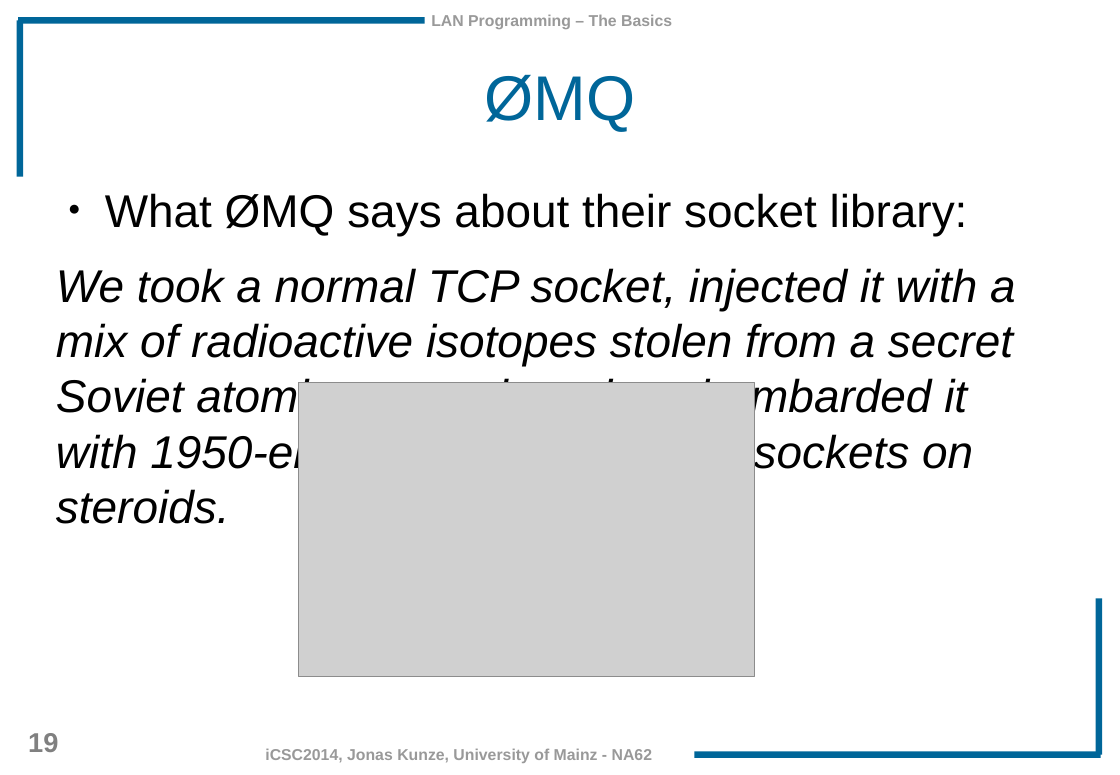
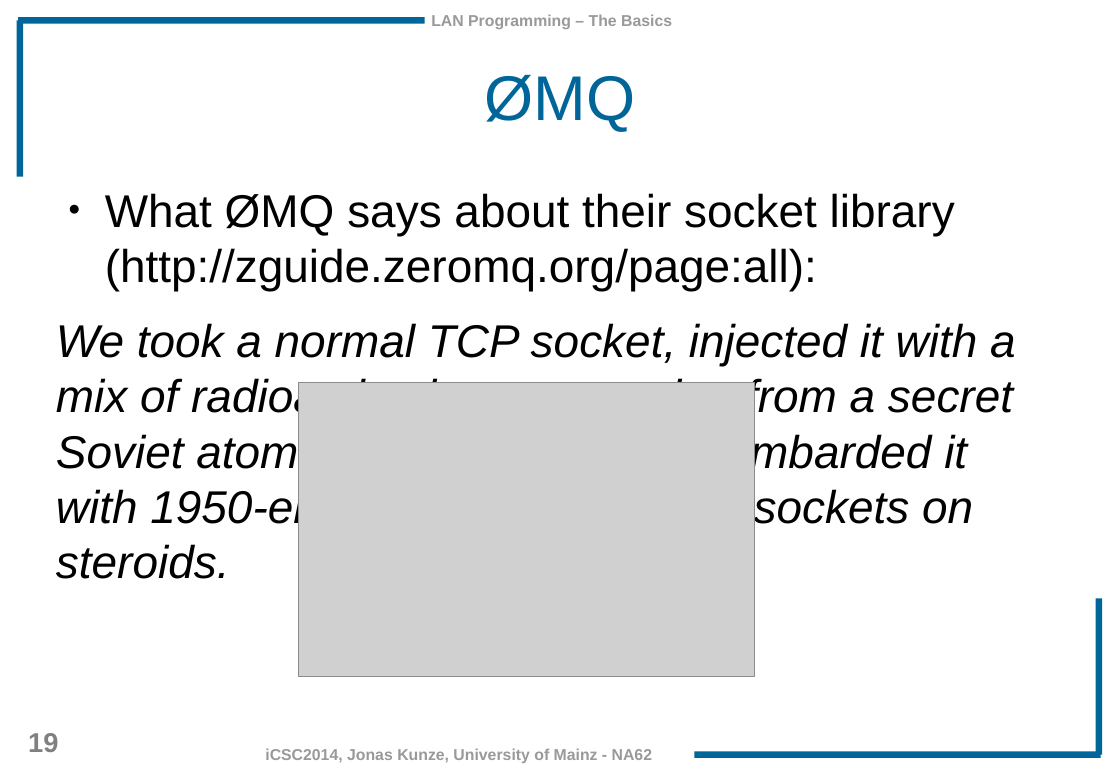
Before and after one commit to JonasKunze/icsc2014, a slide deck: slide 19 of iCSC-2014-Network-Libraries.odp. Drawn at 1120x775 pixels with LibreOffice and Linux fonts; fonts in the diff are those of the drawing; grey boxes stand for pictures; background and template pictures are left out. Boxes give left, top, right and bottom in pixels: in the first picture for what was removed or moved away, otherwise in the second. Text is boxed around its words. In the diff, an @@ line names an element or a change of style, - is before the commit and + after.

```diff
--- a/iCSC-2014-Network-Libraries.odp
+++ b/iCSC-2014-Network-Libraries.odp
@@ text at (105, 193, 955, 291): text changed @@
-● What ØMQ says about their socket library:
+● What ØMQ says about their socket library (http://zguide.zeromq.org/page:all):
```
Also in this commit, not shown: 1 other slide changed, 7 slides added.
